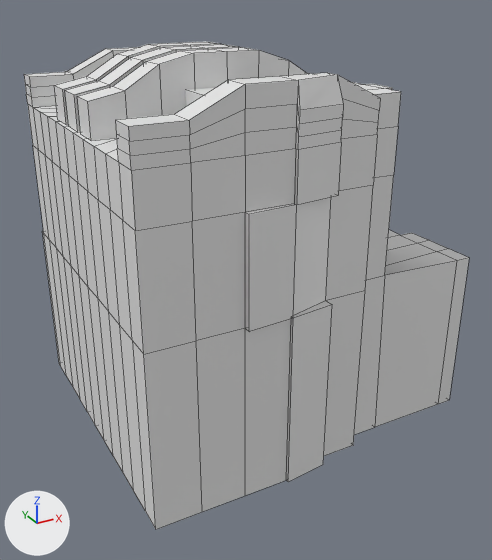
An edit to the FBX model Assets/LevelAssets/Models/BatimentAlien.fbx, drawn before and after from the same camera.
The view is the same before and after, from a camera (50 mm lens) standing at (-8.76, -19.89, 10.65) and looking at (1.88, -0.53, 0.97). Every picture has the same lights, and +X, +Y and +Z are marked at lower left. The first picture is the older version. Mesh edges are drawn as thin lines. Where no turn or scale is listed for an object, it has been applied to the vertices.

Objects in the first picture: 'Base.002', 'Base.003', 'Base.005', 'Base.006'.
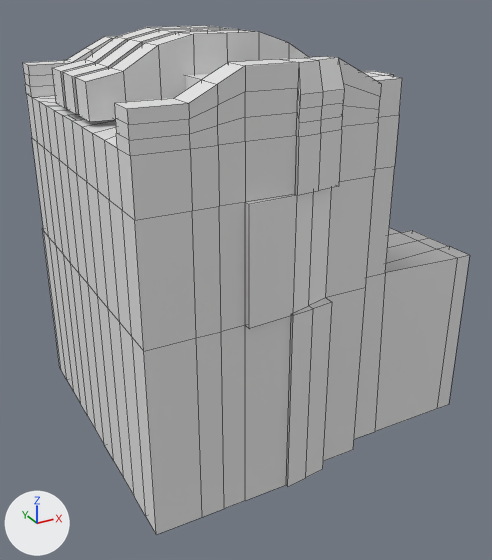
Pixel boxes [x1, y1, x2, y2] of what changed, in the pictures (492 x 560 px):
'Base.002', reshaped, rescaled
    before: [24, 47, 469, 529]
    after: [23, 36, 470, 535]
'Base.006', moved
    before: [77, 47, 308, 140]
    after: [75, 30, 308, 122]
'Base.003', moved
    before: [65, 44, 311, 132]
    after: [63, 27, 239, 114]
'Base.005', moved
    before: [54, 41, 219, 125]
    after: [52, 25, 221, 108]
part 1 of me_cube_002, built on
    before: [66, 49, 343, 512]
    after: [66, 36, 344, 517]

What changed in the scene script:
```text
Change me_cube_002:
    used by ob_base_002; location = (0.0, 0.0, 0.0); rotation_euler = (1.571, 0.0, 0.0), in degrees (90, 0, 0); scale = (0.01, 0.01, 0.01)
    remove me_cube_002.from_pydata(...)  # 487 vertices, 476 faces; spans x -370.0..856.0, y -394.0..840.0, z -545.0..548.0
    add me_cube_002.from_pydata(...)  # 581 vertices, 570 faces; spans x -370.0..856.0, y -394.0..840.0, z -545.0..548.0
    me_cube_002 part 1
    94 faces are deleted
    18 vertices are added at x -148.0..148.0, y -394.0..840.0, z -520.0..527.0
    42 new vertices lie (-74.0, 0.0, 0.0) away from vertices in x -74.0..222.0, y -394.0..840.0, z -545.0..527.0
    10 new vertices lie (-40.0, 0.0, 0.0) away from vertices in x 121.0, y 604.0, z -235.0..235.0
    10 new vertices lie (-41.0, 0.0, 0.0) away from vertices in x -40.0, y 604.0, z -235.0..235.0
    7 new vertices lie (-74.0, 0.0, -20.0) away from vertices in x 222.0, y -394.0..840.0, z -480.0
    7 new vertices lie (73.0, 0.0, -9.0) away from vertices in x 75.0, y -394.0..769.0, z 537.0
    188 new faces join them
Change ob_base_006:
    ob_base_006.location: (0.0, -1.26, 0.0) -> (0.0, -1.26, 0.5)
Change ob_base_002:
    ob_base_002.scale: (0.01, 0.01, 0.01) -> (0.01, 0.0105, 0.01)
Change ob_base_005:
    ob_base_005.location: (0.0, 1.23, 0.0) -> (0.0, 1.23, 0.5)
Change ob_base_003:
    ob_base_003.location: (0.0, 0.0, 0.0) -> (0.0, 0.0, 0.5)
```
